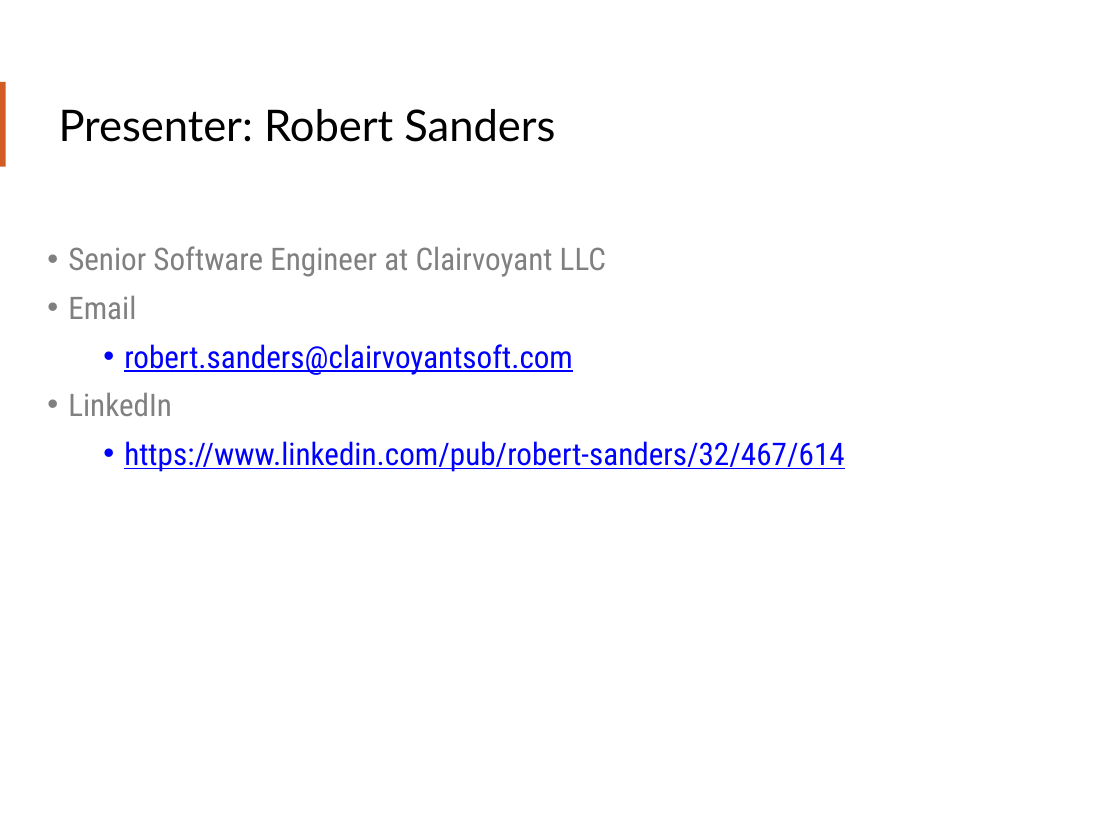
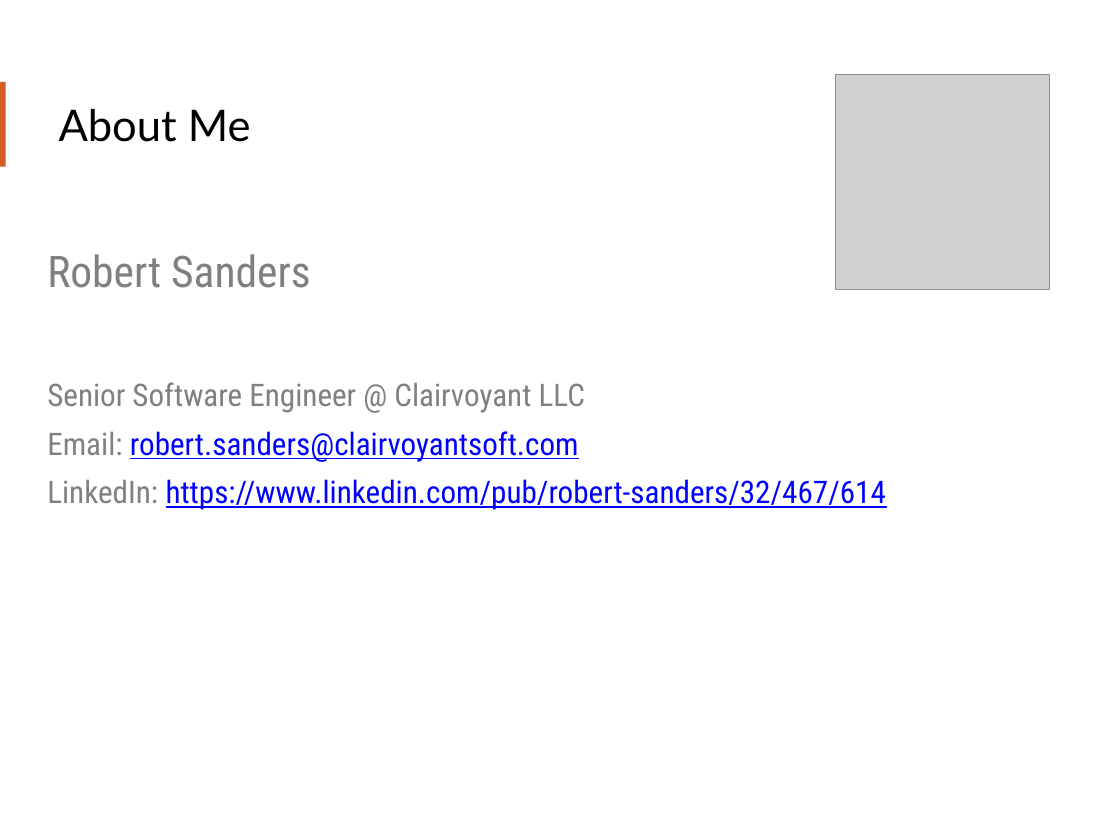
Before and after one commit to teamclairvoyant/intro-to-spark, a slide deck: slide 2 of Intro to Apache Spark Slides.pptx (slide 3 before the commit). Drawn at 1120x840 pixels with LibreOffice and Linux fonts; fonts in the diff are those of the drawing; grey boxes stand for pictures. Boxes give left, top, right and bottom in pixels: in the first picture for what was removed or moved away, otherwise in the second. Text is boxed around its words. In the diff, an @@ line names an element or a change of style, - is before the commit and + after.

```diff
--- a/Intro to Apache Spark Slides.pptx
+++ b/Intro to Apache Spark Slides.pptx
@@ picture added at <box>836,74,1051,289</box> @@
@@ title at <box>59,109,251,142</box>: text changed @@
-Presenter: Robert Sanders
+About Me
@@ text at <box>47,254,886,510</box>: text changed @@
-• Senior Software Engineer at Clairvoyant LLC
-• Email
-  • robert.sanders@clairvoyantsoft.com
-• LinkedIn
-  • https://www.linkedin.com/pub/robert-sanders/32/467/614
+Robert Sanders
+Senior Software Engineer @ Clairvoyant LLC
+Email: robert.sanders@clairvoyantsoft.com
+LinkedIn: https://www.linkedin.com/pub/robert-sanders/32/467/614
```
Also in this commit, not shown: 37 other slides changed, 1 slide added, 4 other files.
